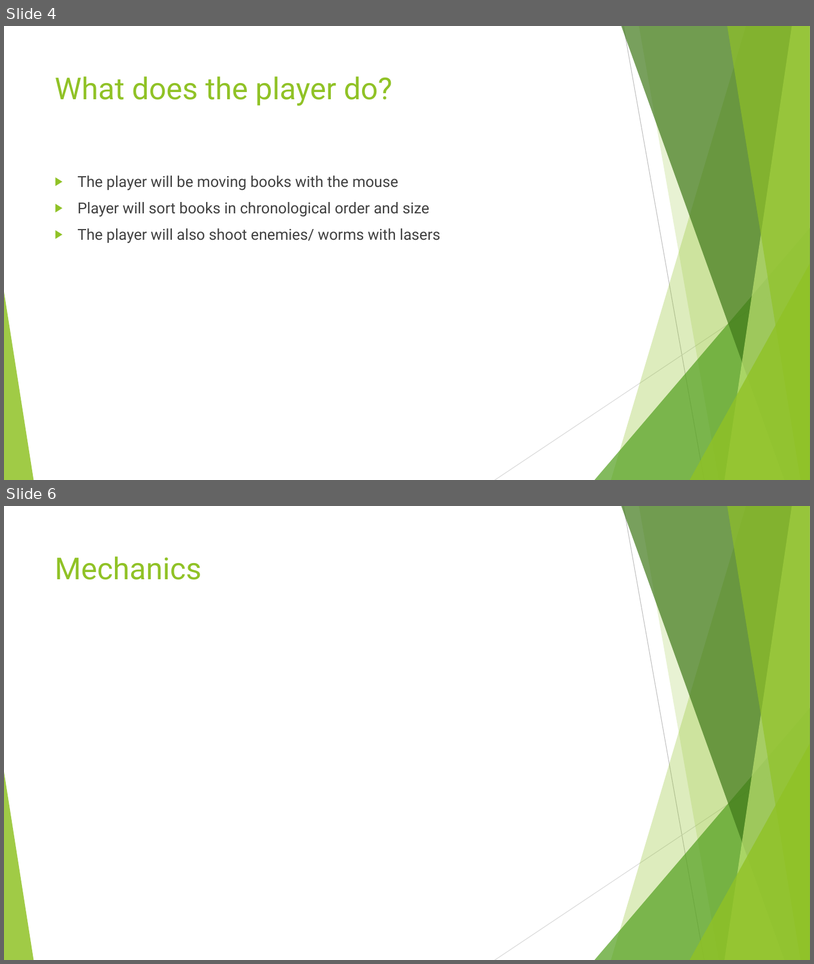
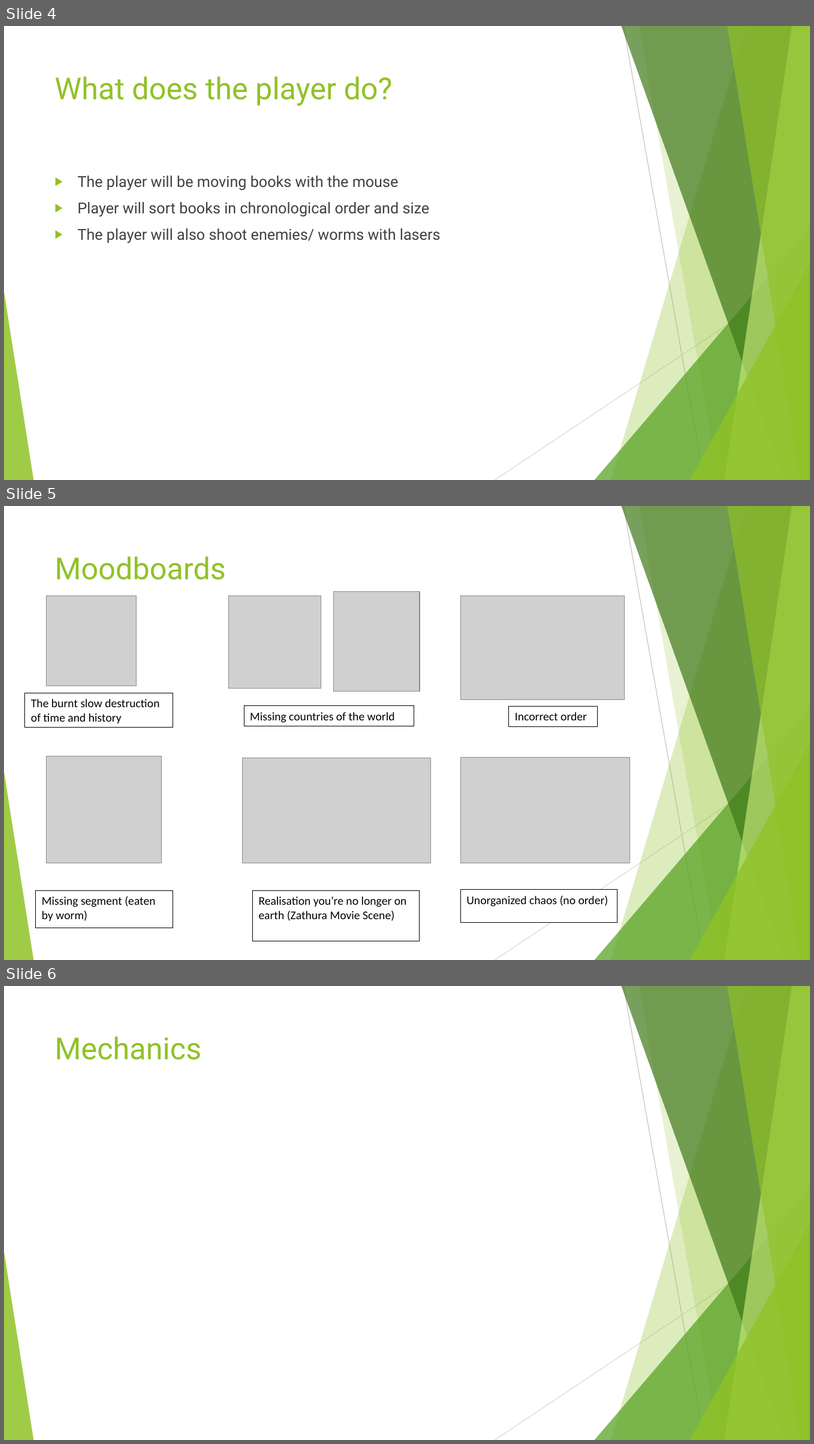
Before and after one commit to UoSGamesGroups/first-semester-l4-5-group-14, a slide deck: Group 14.pptx. Shown one above the other, each under a label of ours: slides 4 and 6 before the commit, slides 4, 5 and 6 after it; the slides between them are not shown. The pictures are 814x964 and 814x1444 pixels, drawn with LibreOffice and Linux fonts; fonts in the diff are those of the drawing; grey boxes stand for pictures. Boxes give left, top, right and bottom in pixels: in the first picture for what was removed or moved away, otherwise in the second. Text is boxed around its words. In the diff, an @@ line names an element or a change of style, - is before the commit and + after.

Commit message:
Added Moodboard slide

```diff
--- a/Group 14.pptx
+++ b/Group 14.pptx
@@ slide 5 added at [4, 506, 810, 960], background #FFFFFF; not listed: 10 template elements that a slide beside it also shows @@
@@ title added at [55, 556, 226, 580], 36 pt, text #90C226 @@
+Moodboards
@@ picture added at [47, 595, 137, 685] @@
@@ picture added at [228, 595, 321, 688] @@
@@ picture added at [333, 591, 420, 691] @@
@@ picture added at [461, 595, 625, 700] @@
@@ rectangle added at [25, 693, 173, 727], fill #FFFFFF, outline #000000 0.75 pt, 14 pt, text #000000 @@
+The burnt slow destruction of time and history
@@ rectangle added at [244, 706, 415, 726], fill #FFFFFF, outline #000000 0.75 pt, 14 pt, text #000000 @@
+Missing countries of the world
@@ rectangle added at [509, 706, 597, 727], fill #FFFFFF, outline #000000 0.75 pt, 14 pt, text #000000 @@
+Incorrect order
@@ picture added at [47, 756, 162, 864] @@
@@ picture added at [243, 757, 431, 863] @@
@@ picture added at [461, 757, 630, 863] @@
@@ rectangle added at [35, 890, 173, 928], fill #FFFFFF, outline #000000 0.75 pt, 14 pt, text #000000 @@
+Missing segment (eaten by worm)
@@ rectangle added at [252, 890, 420, 941], fill #FFFFFF, outline #000000 0.75 pt, 14 pt, text #000000 @@
+Realisation you’re no longer on earth (Zathura Movie Scene)
@@ rectangle added at [461, 889, 617, 922], fill #FFFFFF, outline #000000 0.75 pt, 14 pt, text #000000 @@
+Unorganized chaos (no order)
```
Also in this commit, not shown: 1 slide removed.
